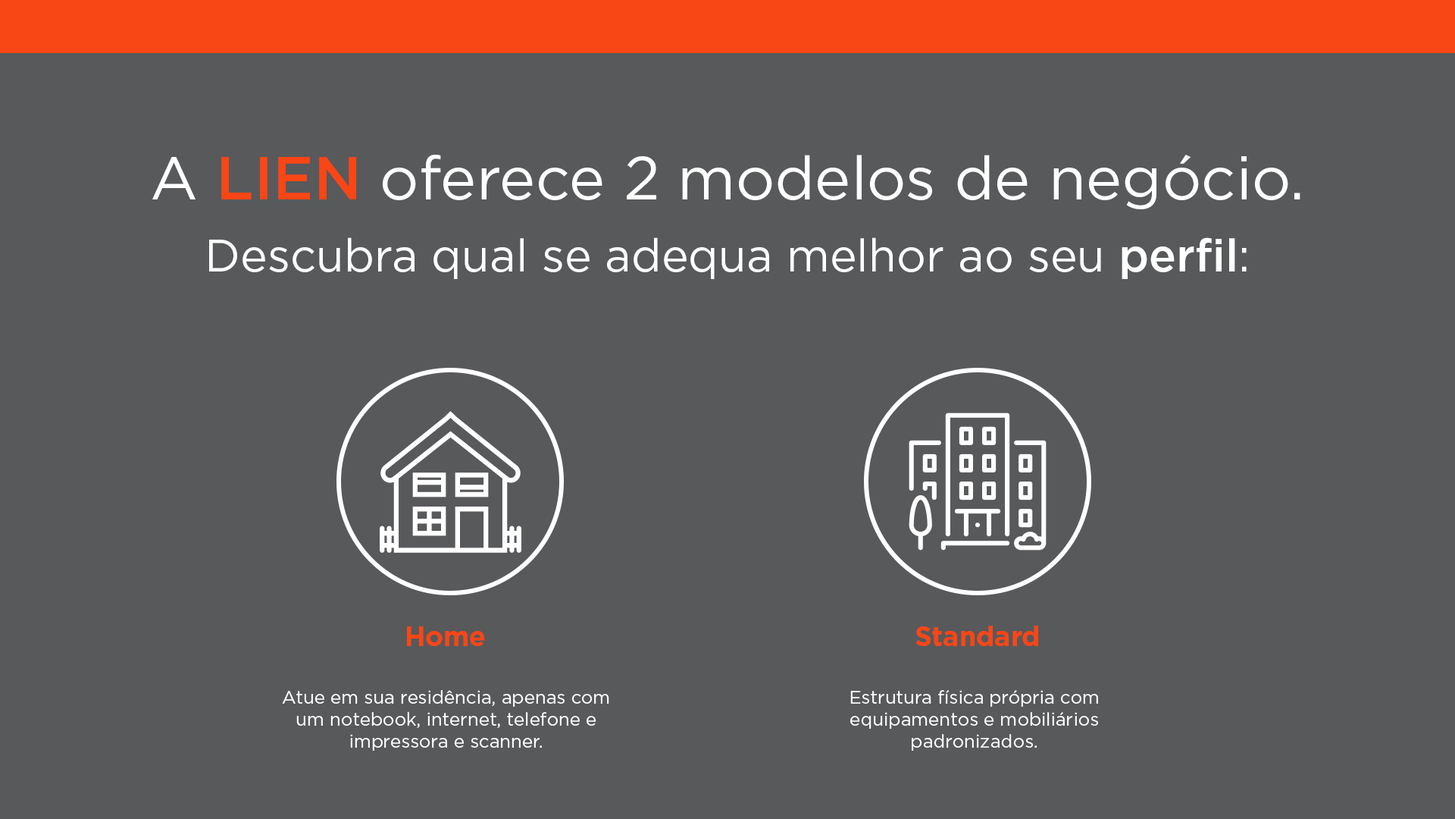
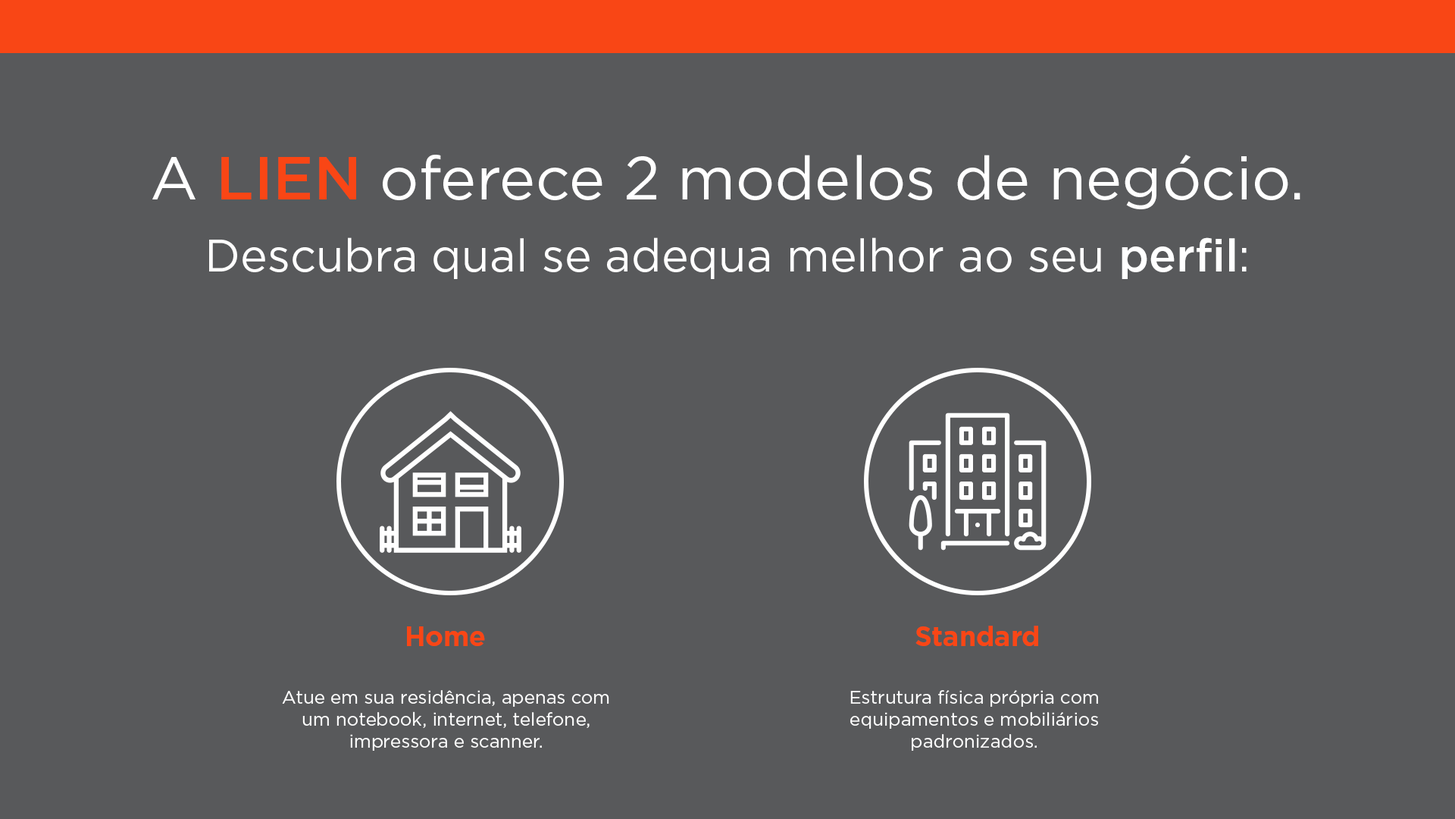
The second 1455 × 819 image is a revision of the first. Changes to its layers:
painted on "Atue em sua residência, apenas com um notebook, internet, telef" over [296, 710, 597, 728]
